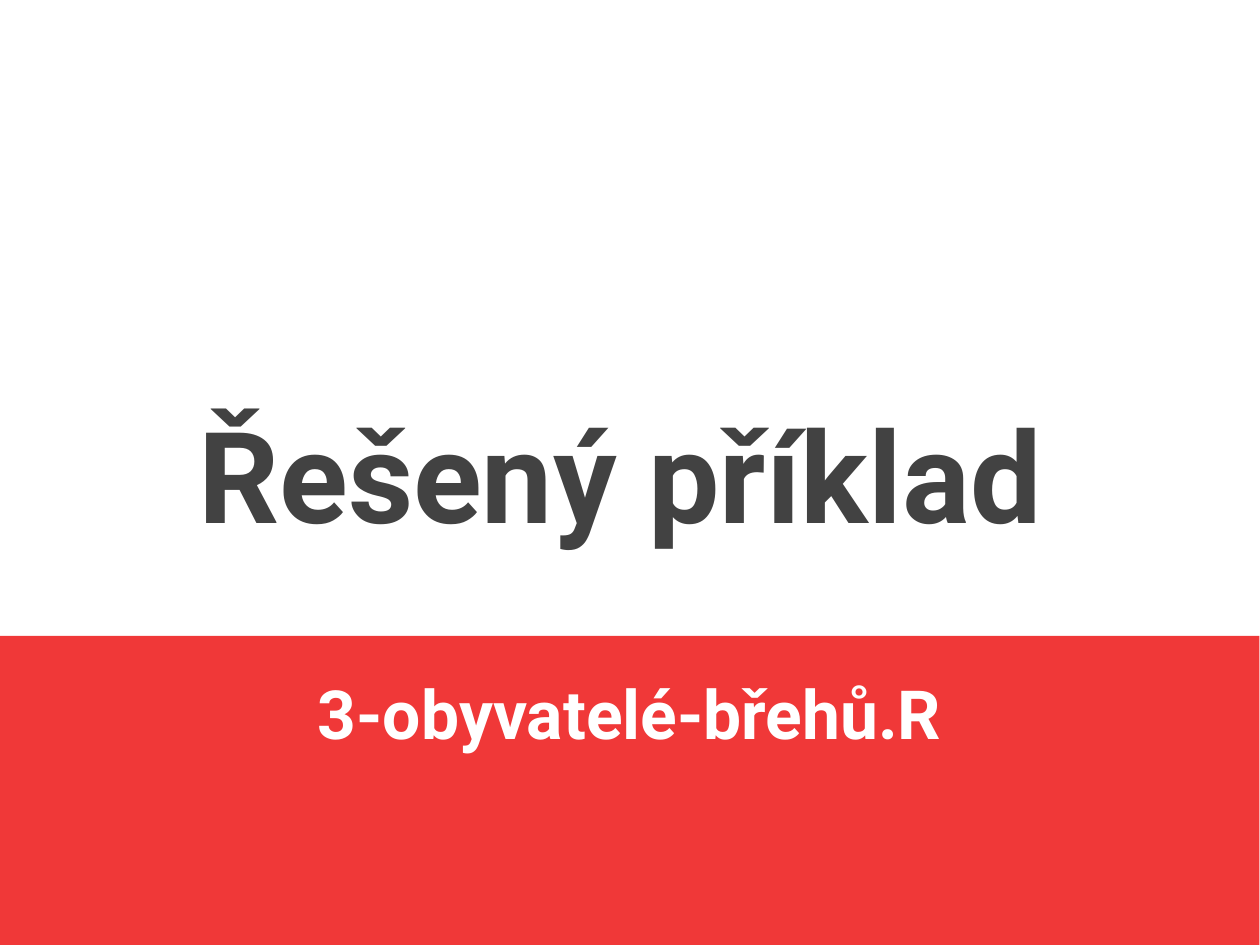
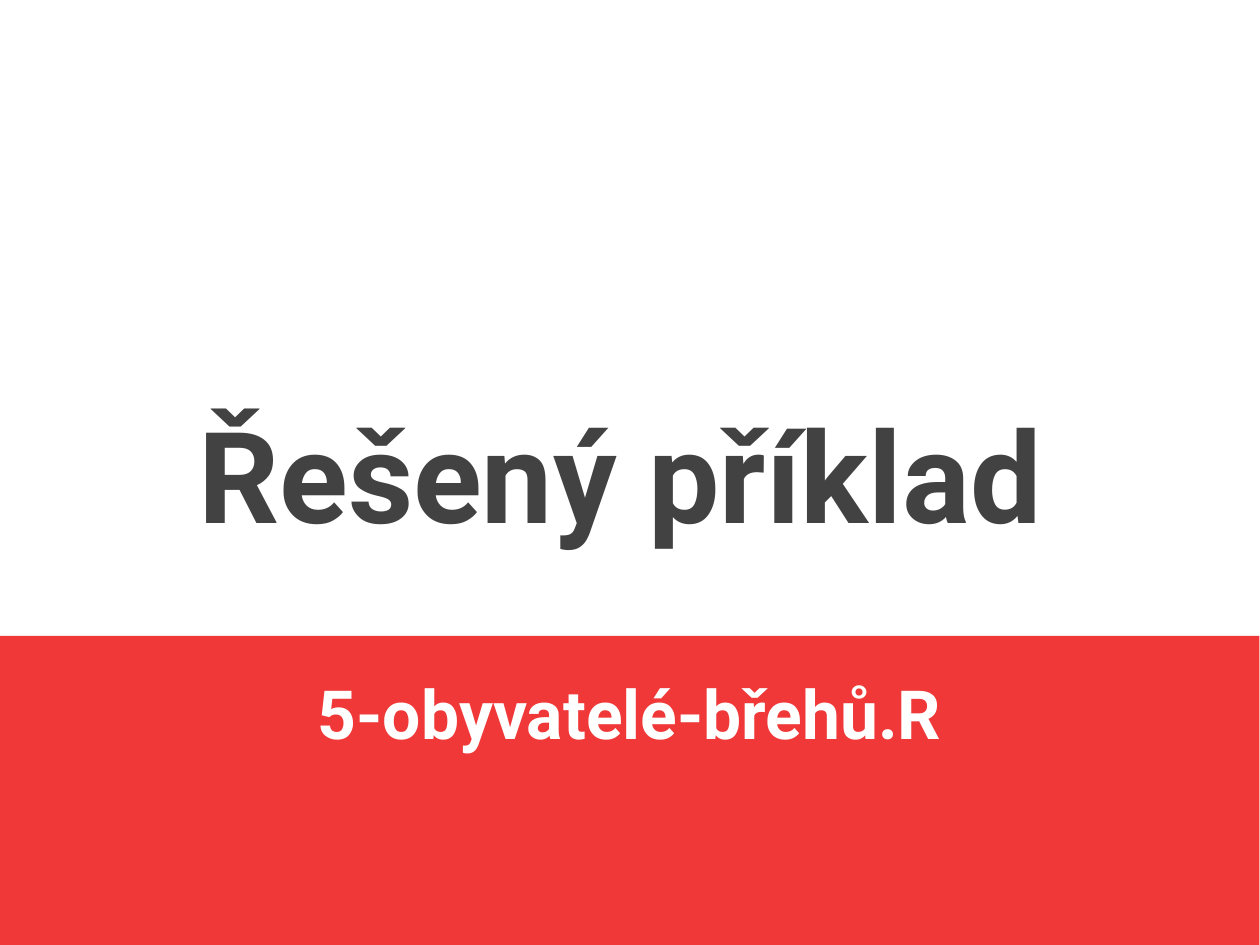
Before and after one commit to jlacko/4EK418, a slide deck: slide 20 of prez/5 - vlastní objekty.odp. Drawn at 1260x945 pixels with LibreOffice and Linux fonts; fonts in the diff are those of the drawing. Boxes give left, top, right and bottom in pixels: in the first picture for what was removed or moved away, otherwise in the second. Text is boxed around its words. In the diff, an @@ line names an element or a change of style, - is before the commit and + after.

```diff
--- a/prez/5 - vlastní objekty.odp
+++ b/prez/5 - vlastní objekty.odp
@@ text at box(318, 685, 941, 754): text changed @@
-3-obyvatelé-břehů.R
+5-obyvatelé-břehů.R
```
Also in this commit, not shown: 4 other slides changed, 59 other files.
